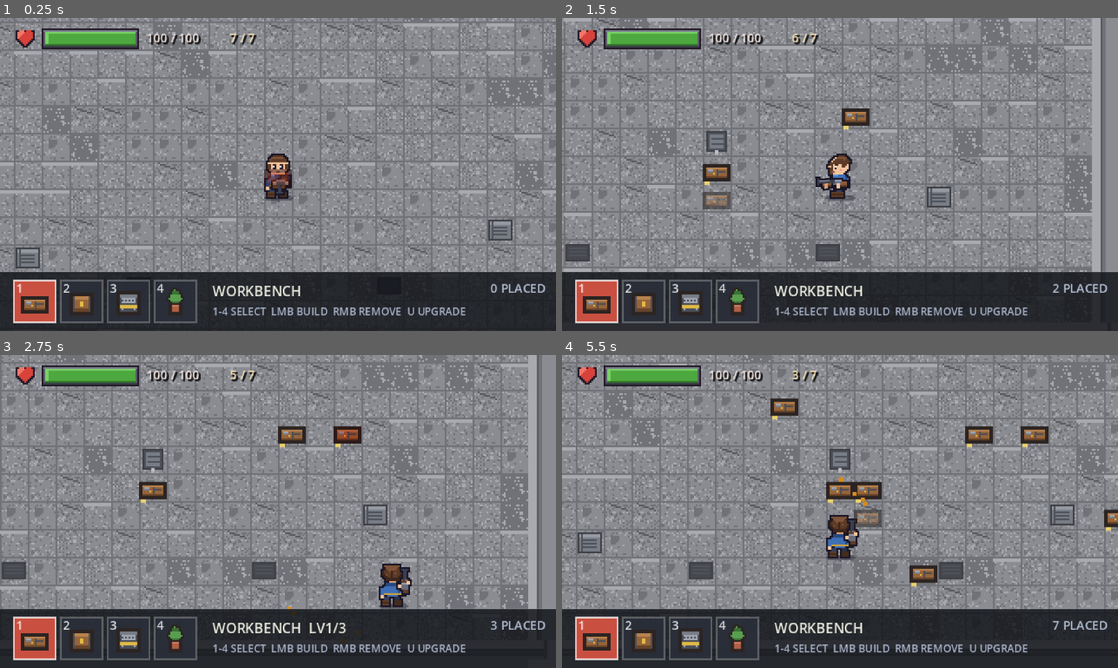
Above: before the commit, frames 1-4 (two rows, left to right).
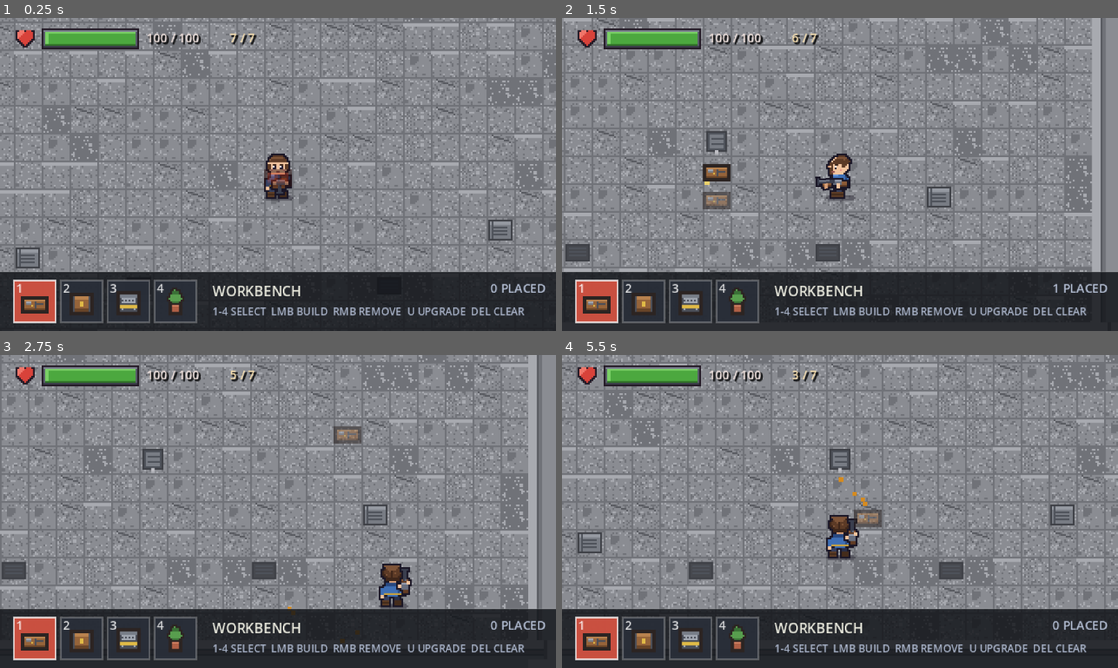
Above: after the commit, the same moments.

Repository: zhoucswift-cmd/pixel-survivor
Game: Godot game, scene res://scenes/base.tscn
Two runs of this game, one before a commit and one after it. Both use one fixed random seed, a clock stepped at 60 frames per second and the inputs below.
Inputs (mouse positions are in pixels of both pictures, inside the frame that each line leads up to):
- Up to frame 1 (0.25 s): no input
- Up to frame 2 (1.5 s): tap Enter at 0.5 s; move the mouse to (962, 158) at 0.52 s; hold D (move_right) 0.53-1.28 s; hold E (interact) 0.53-1.28 s; click (962, 158) at 0.67 s; tap Delete at 0.8, 1.35 s; move the mouse to (728, 190) at 1.27 s; hold S (move_down) from 1.28 s (still down); click (728, 190) at 1.42 s
- Up to frame 3 (2.75 s): tap E (interact) at 1.55 s; move the mouse to (333, 442) at 2.02 s; release S (move_down) at 2.03 s; hold D (move_right) from 2.03 s (still down); hold E (interact) from 2.03 s (still down); click (333, 442) at 2.17 s; tap Delete at 2.3 s
- Up to frame 4 (5.5 s): move the mouse to (812, 574) at 2.77 s; release D (move_right) at 2.78 s; release E (interact) at 2.78 s; hold W (move_up) 2.78-3.53 s; click (812, 574) at 2.85 s; tap E (interact) at 3.05, 4.55 s; move the mouse to (1006, 558) at 3.52 s; hold Tab (weapon_wheel) 3.53-4.28 s; hold A (move_left) 3.53-5.03 s; click (1006, 558) at 3.67 s; tap Delete at 3.8, 4.35, 5.3 s; move the mouse to (673, 464) at 4.27 s; click (673, 464) at 4.42 s; move the mouse to (867, 511) at 5.02 s; hold S (move_down) from 5.03 s (still down); tap 1 at 5.1 s; click (867, 511) at 5.17 s

The runs differ from the first frame. In frame 1, 0.1% of the frame differs, in the area x 84-95%, y 92-96%; in frame 2, 0.5%; in frame 3, 1.2%; in frame 4, 2.1%, in the area x 37-100%, y 13-96%.

Commit message:
feat: 基地支持一键清空家具（Delete），清掉旧存档
- base_builder.clear_all()：移除所有已放置家具并写回空存档
- Delete 键触发，HUD 提示同步
- 默认基地为空的 30x30 平台

Diff:
--- a/scripts/base_builder.gd
+++ b/scripts/base_builder.gd
@@ -91,6 +91,17 @@
 	layout_changed.emit()
 	_save_layout()
 	return true
+
+
+## 清空整个基地的家具（DELETE 键）
+func clear_all() -> void:
+	for cell: Vector2i in _pieces.keys():
+		var piece: Node2D = _pieces[cell]
+		if is_instance_valid(piece):
+			piece.queue_free()
+	_pieces.clear()
+	layout_changed.emit()
+	_save_layout()
 
 
 ## 升级某格，满级返回 false
@@ -120,6 +131,8 @@
 			select(key - KEY_1)
 		elif key == KEY_U:
 			upgrade(_mouse_cell())
+		elif key == KEY_DELETE:
+			clear_all()
 		return
 
 	if event is InputEventMouseButton and event.pressed:
--- a/scripts/base_hud.gd
+++ b/scripts/base_hud.gd
@@ -73,7 +73,7 @@
 		level_text = "  LV%d/%d" % [hovered.level, hovered.data.max_level]
 	draw_string(font, Vector2(x + 6.0, y + 9.0), name_text + level_text,
 		HORIZONTAL_ALIGNMENT_LEFT, -1, 8, Color(0.95, 0.95, 0.9, 0.95))
-	draw_string(font, Vector2(x + 6.0, y + 20.0), "1-4 SELECT  LMB BUILD  RMB REMOVE  U UPGRADE",
+	draw_string(font, Vector2(x + 6.0, y + 20.0), "1-4 SELECT  LMB BUILD  RMB REMOVE  U UPGRADE  DEL CLEAR",
 		HORIZONTAL_ALIGNMENT_LEFT, -1, 6, Color(0.8, 0.85, 0.95, 0.8))
 
 	# 放置数量
Binary file added: docs/screenshots/base_empty.png
Not shown, added: tools/travel_test.gd.uid
